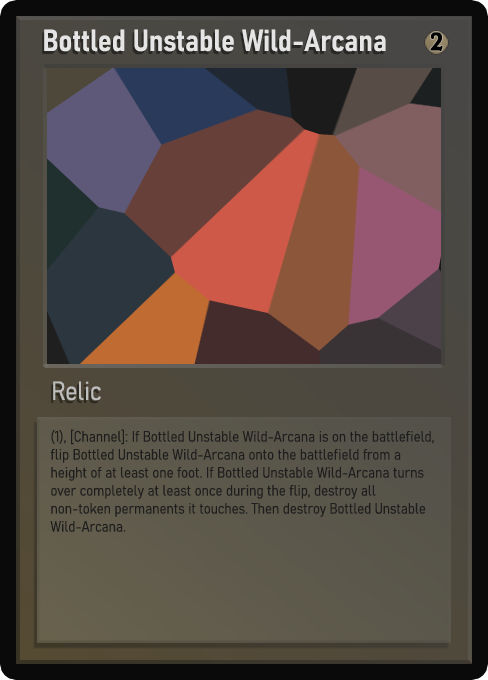
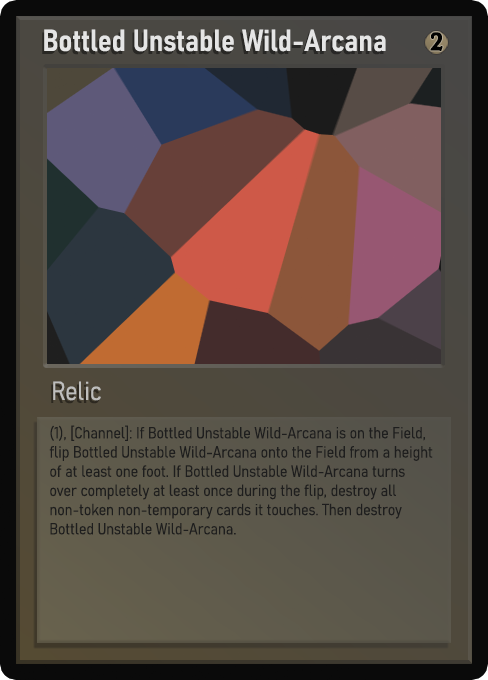
Layer changes from the first 488px x 680px image to the second:
renamed "Desc_smaller" to "Desc_small", hid it, moved it above "Desc_smaller", painted on it over box(49, 425, 434, 535)
renamed "Desc_small" to "Desc_smaller", showed it, painted on it over box(49, 425, 433, 535)
